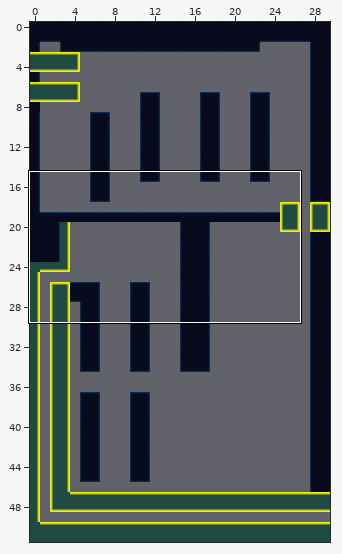
Tiled map: assets/Tiled/Level3.tmx. Above, an overview of the earlier version with the close-up marked.
Close-up. Before:
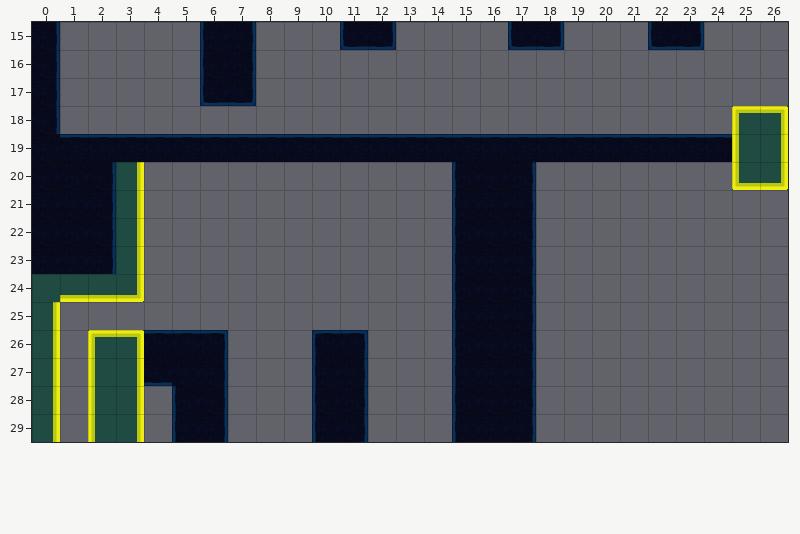
Cells are 32x32 px. Shown: x 0..26, y 15..29.
After the commit:
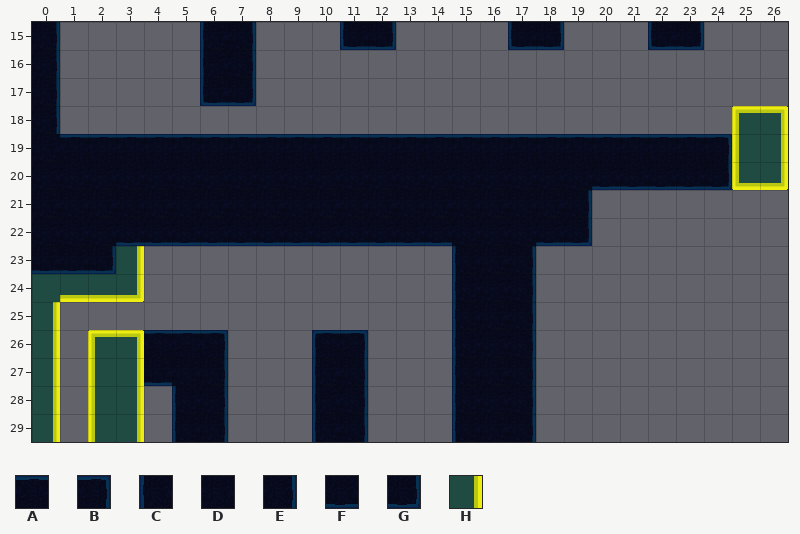
Key: from "AquaTile": A 2, B 3, C 11, D 12, E 13, F 22, G 23, H 53.
_ is an empty cell.
Diff:
{"where": "layer \"Ground\""}
{"y":19,"x":24,"old":"A","new":"B"}
{"y":20,"x":2,"old":"EH___________C","new":"DDDDDDDDDDDDDD"}
{"y":20,"x":17,"old":"E_______","new":"DDDFFFFG"}
{"y":21,"x":2,"old":"EH___________C","new":"DDDDDDDDDDDDDD"}
{"y":21,"x":17,"old":"E__","new":"DDE"}
{"y":22,"x":2,"old":"EH___________C","new":"DFFFFFFFFFFFFD"}
{"y":22,"x":17,"old":"E__","new":"DFG"}
{"y":23,"x":0,"old":"DDE","new":"FFG"}
